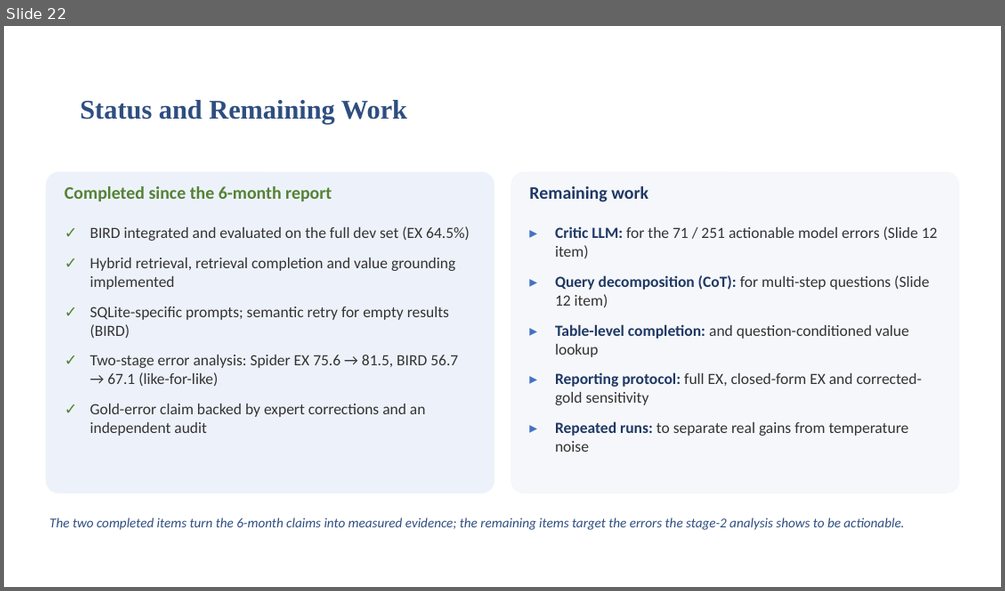
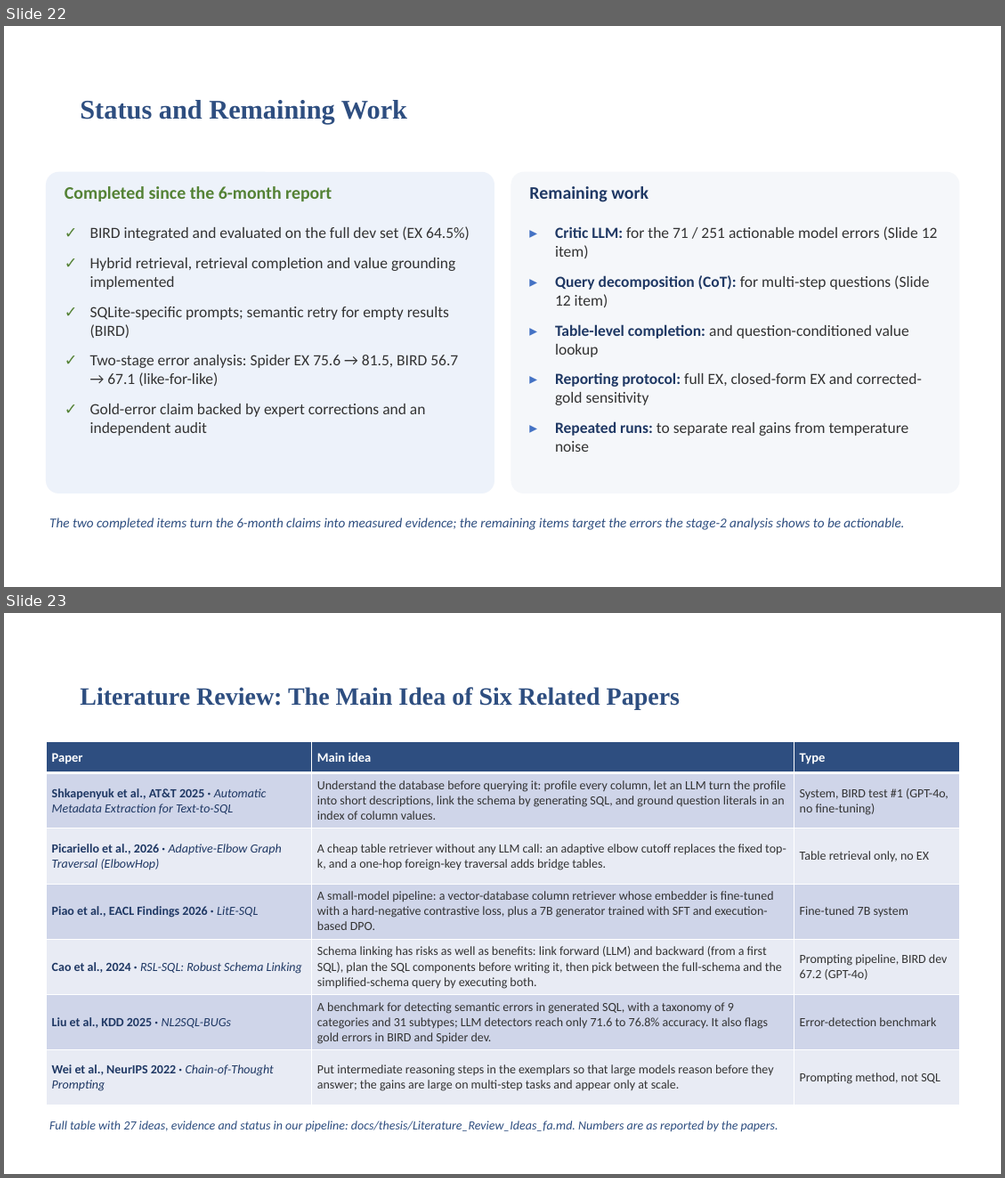
Before and after one commit to mohammadshakouri/Nl2SQL, a slide deck: docs/6months-reports_progress.pptx. Shown one above the other, each under a label of ours: slide 22 before the commit, slides 22 and 23 after it. The pictures are 1005x591 and 1005x1178 pixels, drawn with LibreOffice and Linux fonts; fonts in the diff are those of the drawing. Boxes give left, top, right and bottom in pixels: in the first picture for what was removed or moved away, otherwise in the second. Text is boxed around its words. In the diff, an @@ line names an element or a change of style, - is before the commit and + after.

Commit message:
add docs

```diff
--- a/docs/6months-reports_progress.pptx
+++ b/docs/6months-reports_progress.pptx
@@ slide 23 added at box(4, 613, 1001, 1174), background #FFFFFF @@
@@ title added at box(80, 687, 680, 710), 24 pt, text #2E4E80, bold @@
+Literature Review: The Main Idea of Six Related Papers
@@ table added at box(46, 742, 960, 1105), 7 rows, 3 columns @@
+Paper | Main idea | Type
+Shkapenyuk et al., AT&T 2025 · Automatic Metadata Extraction for Text-to-SQL | Understand the database before querying it: profile every column, let an LLM turn the profile into short descriptions, link the schema by generating SQL, and ground question literals in an index of column values. | System, BIRD test #1 (GPT-4o, no fine-tuning)
+Picariello et al., 2026 · Adaptive-Elbow Graph Traversal (ElbowHop) | A cheap table retriever without any LLM call: an adaptive elbow cutoff replaces the fixed top-k, and a one-hop foreign-key traversal adds bridge tables. | Table retrieval only, no EX
+Piao et al., EACL Findings 2026 · LitE-SQL | A small-model pipeline: a vector-database column retriever whose embedder is fine-tuned with a hard-negative contrastive loss, plus a 7B generator trained with SFT and execution-based DPO. | Fine-tuned 7B system
+Cao et al., 2024 · RSL-SQL: Robust Schema Linking | Schema linking has risks as well as benefits: link forward (LLM) and backward (from a first SQL), plan the SQL components before writing it, then pick between the full-schema and the simplified-schema query by executing both. | Prompting pipeline, BIRD dev 67.2 (GPT-4o)
+Liu et al., KDD 2025 · NL2SQL-BUGs | A benchmark for detecting semantic errors in generated SQL, with a taxonomy of 9 categories and 31 subtypes; LLM detectors reach only 71.6 to 76.8% accuracy. It also flags gold errors in BIRD and Spider dev. | Error-detection benchmark
+Wei et al., NeurIPS 2022 · Chain-of-Thought Prompting | Put intermediate reasoning steps in the exemplars so that large models reason before they answer; the gains are large on multi-step tasks and appear only at scale. | Prompting method, not SQL
@@ text added at box(49, 1120, 778, 1132), 12 pt, text #2E4E80, italic @@
+Full table with 27 ideas, evidence and status in our pipeline: docs/thesis/Literature_Review_Ideas_fa.md. Numbers are as reported by the papers.
```
Also in this commit, not shown: 2 other slides added, 2 other files.
